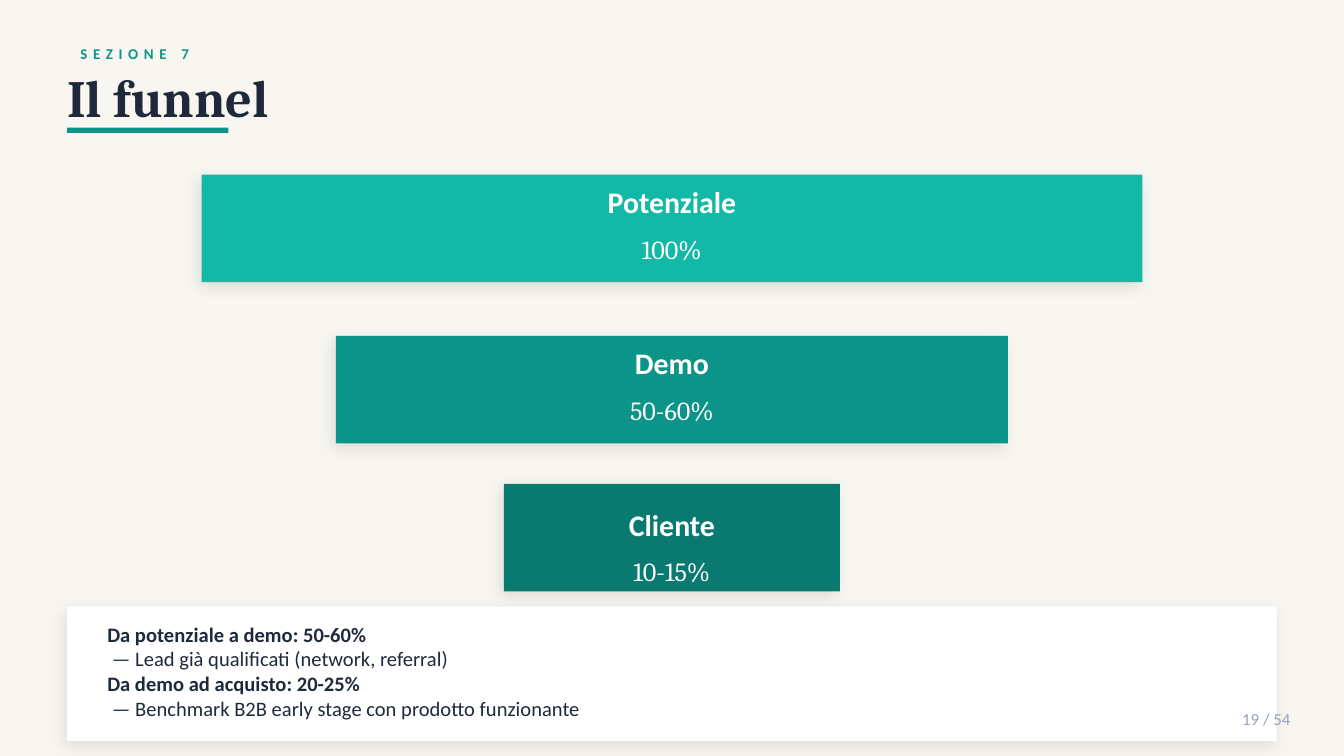
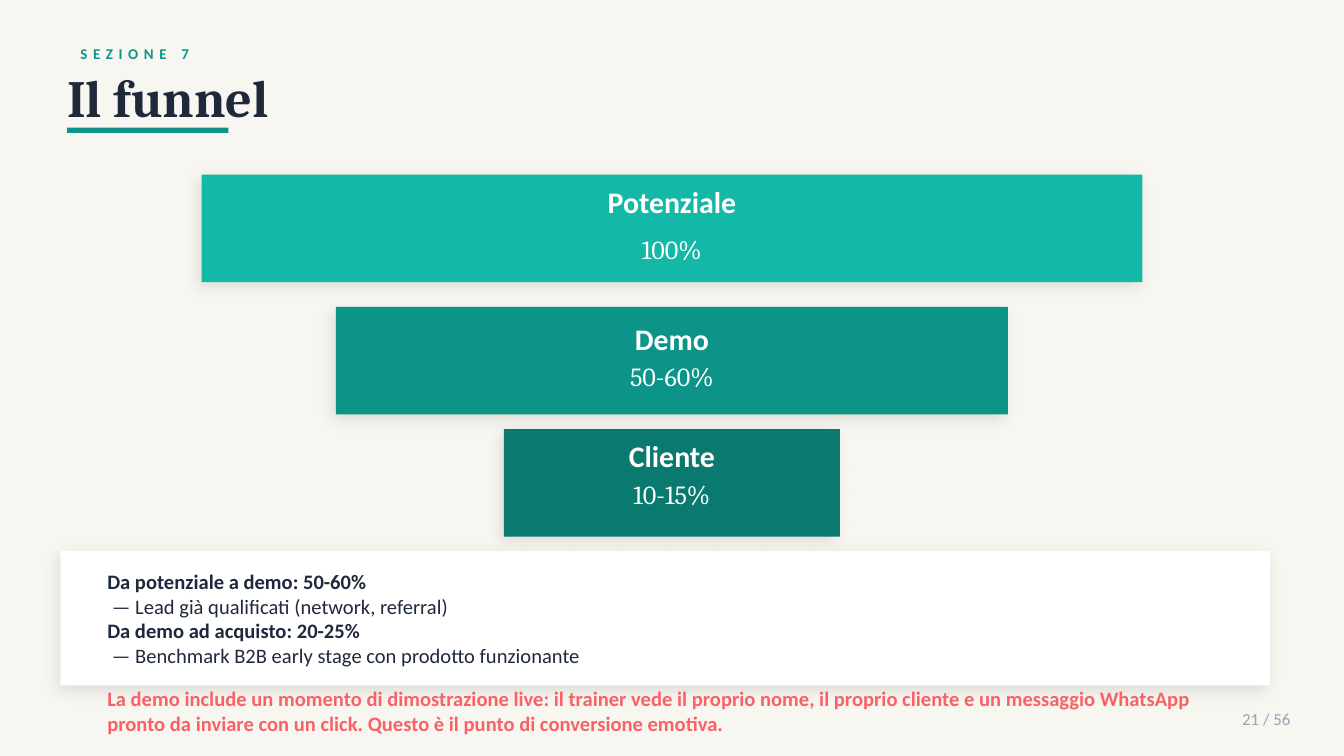
Before and after one commit to gverardo87-lab/FitManager_Studio-, a slide deck: slide 21 of FitManager_Business_Plan_2026.pptx (slide 19 before the commit). Drawn at 1344x756 pixels with LibreOffice and Linux fonts; fonts in the diff are those of the drawing. Boxes give left, top, right and bottom in pixels: in the first picture for what was removed or moved away, otherwise in the second. Text is boxed around its words. In the diff, an @@ line names an element or a change of style, - is before the commit and + after.

```diff
--- a/FitManager_Business_Plan_2026.pptx
+++ b/FitManager_Business_Plan_2026.pptx
@@ text "Demo": place and size @@
-text "Demo" at (635,354,709,375)
+text "Demo" at (635,330,709,351)
@@ rectangle: place and size @@
-rectangle at (336,336,1008,444)
+rectangle at (336,306,1008,414)
@@ text "50-60%": place and size @@
-text "50-60%" at (630,401,714,421)
+text "50-60%" at (630,367,714,387)
@@ text "Cliente": place and size @@
-text "Cliente" at (629,515,715,537)
+text "Cliente" at (629,446,715,468)
@@ rectangle: place and size @@
-rectangle at (504,484,840,591)
+rectangle at (504,429,840,536)
@@ text "10-15%": place and size @@
-text "10-15%" at (633,562,710,582)
+text "10-15%" at (633,485,710,505)
@@ rectangle: place and size @@
-rectangle at (67,606,1277,741)
+rectangle at (60,551,1270,685)
@@ text "Da potenziale a demo: 50-60%": place and size @@
-text "Da potenziale a demo: 50-60%" at (107,627,580,720)
+text "Da potenziale a demo: 50-60%" at (107,574,1190,734)
@@ text at (107,691,1190,734): paragraph added @@
+La demo include un momento di dimostrazione live: il trainer vede il proprio nome, il proprio cliente e un messaggio WhatsApp pronto da inviare con un click. Questo è il punto di conversione emotiva.
@@ text at (1242,714,1290,725): text changed @@
-19 / 54
+21 / 56
```
Also in this commit, not shown: 53 other slides changed, 2 slides added, 8 other files.
